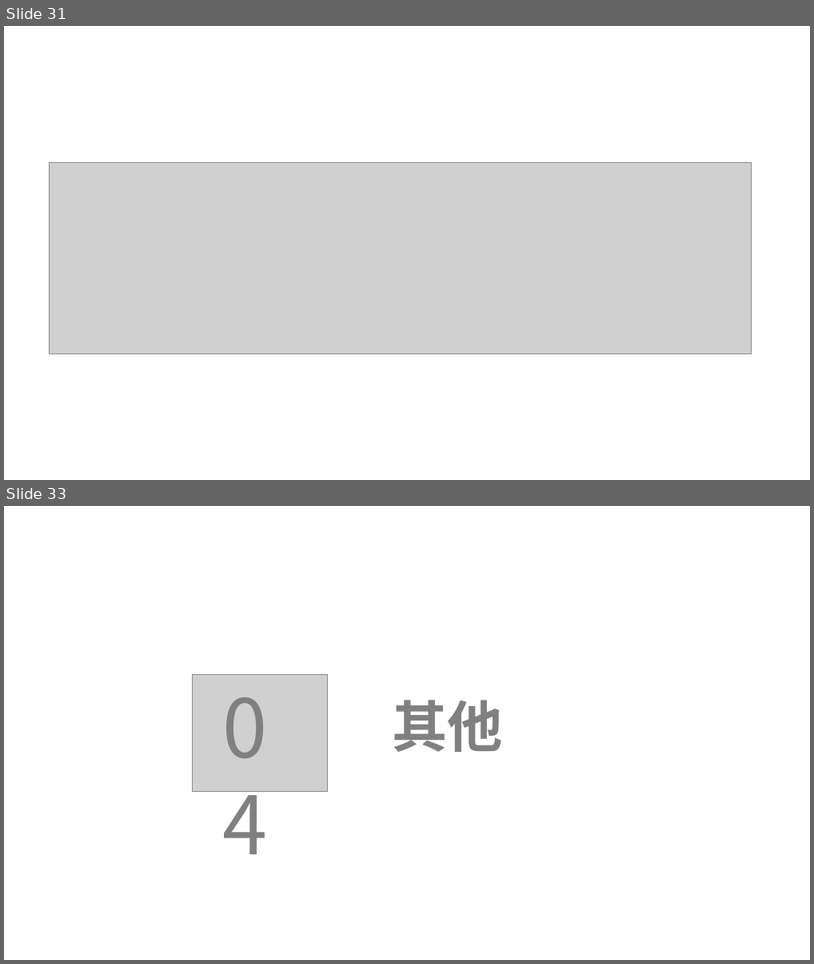
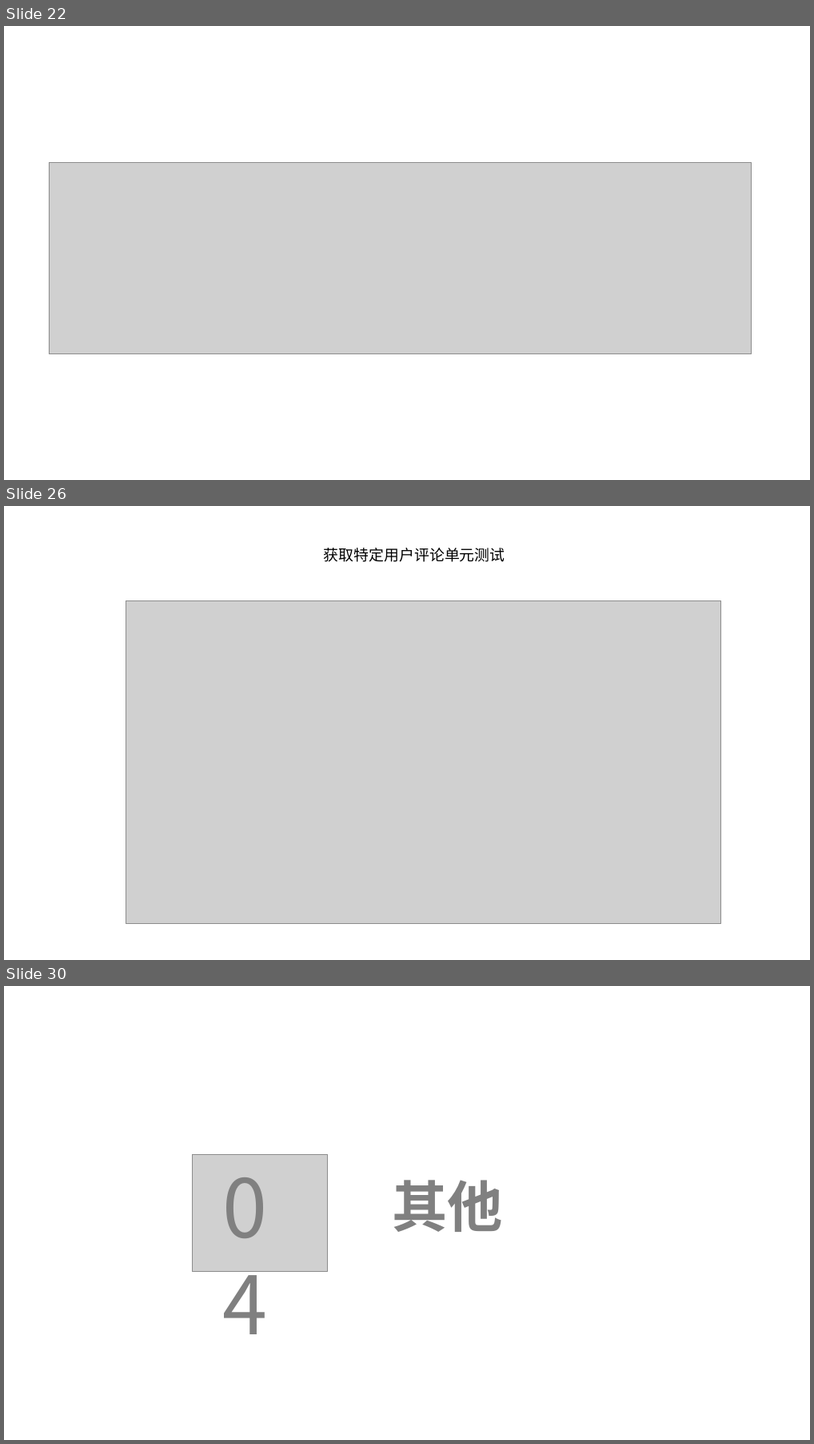
Before and after one commit to lenovo-wu/G11ZUCC, a slide deck: 代码实现.pptx. Shown one above the other, each under a label of ours: slides 31 and 33 before the commit, slides 22, 26 and 30 after it; the slides between them are not shown. The pictures are 814x964 and 814x1444 pixels, drawn with LibreOffice and Linux fonts; fonts in the diff are those of the drawing; grey boxes stand for pictures. Boxes give left, top, right and bottom in pixels: in the first picture for what was removed or moved away, otherwise in the second. Text is boxed around its words. In the diff, an @@ line names an element or a change of style, - is before the commit and + after.

```diff
--- a/代码实现.pptx
+++ b/代码实现.pptx
@@ slide 26 added at bbox=[4, 506, 810, 960], background #FFFFFF @@
@@ text added at bbox=[324, 548, 506, 562], 18 pt, text #000000 @@
+获取特定用户评论单元测试
@@ picture added at bbox=[126, 600, 722, 923] @@
@@ what was slide 31 is now slide 22 @@
@@ what was slide 33 is now slide 30 @@
```
Also in this commit, not shown: 2 slides changed, 12 other slides added, 16 slides removed.
